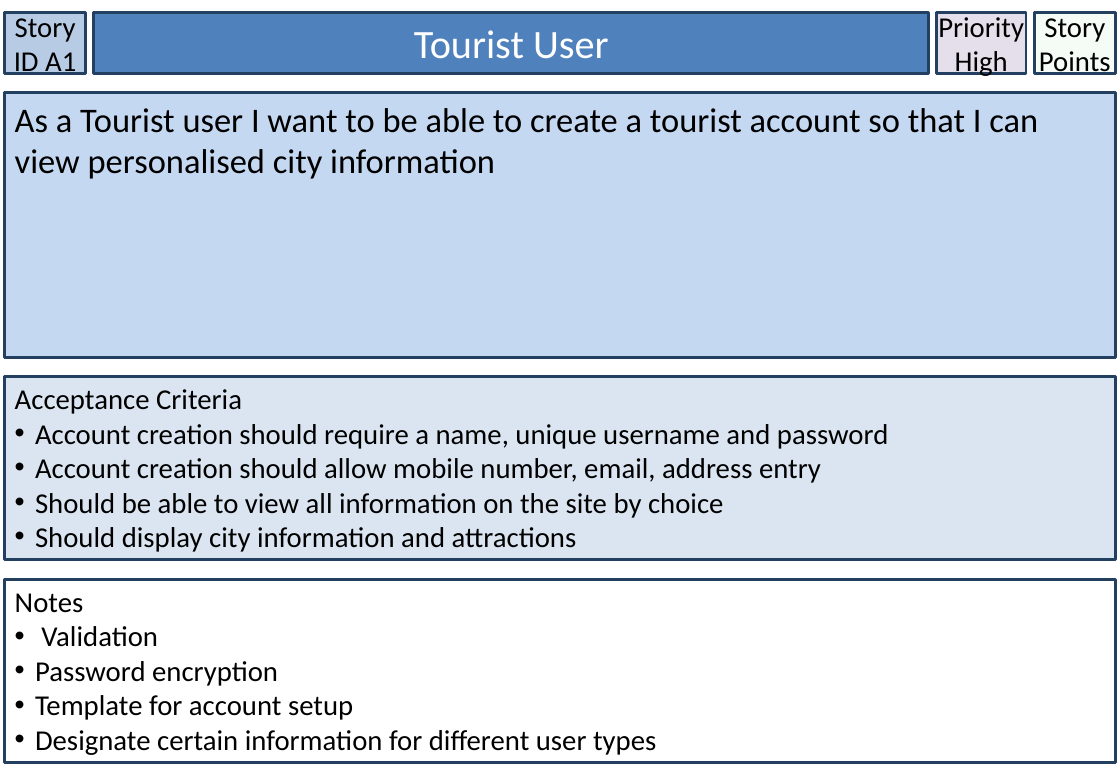
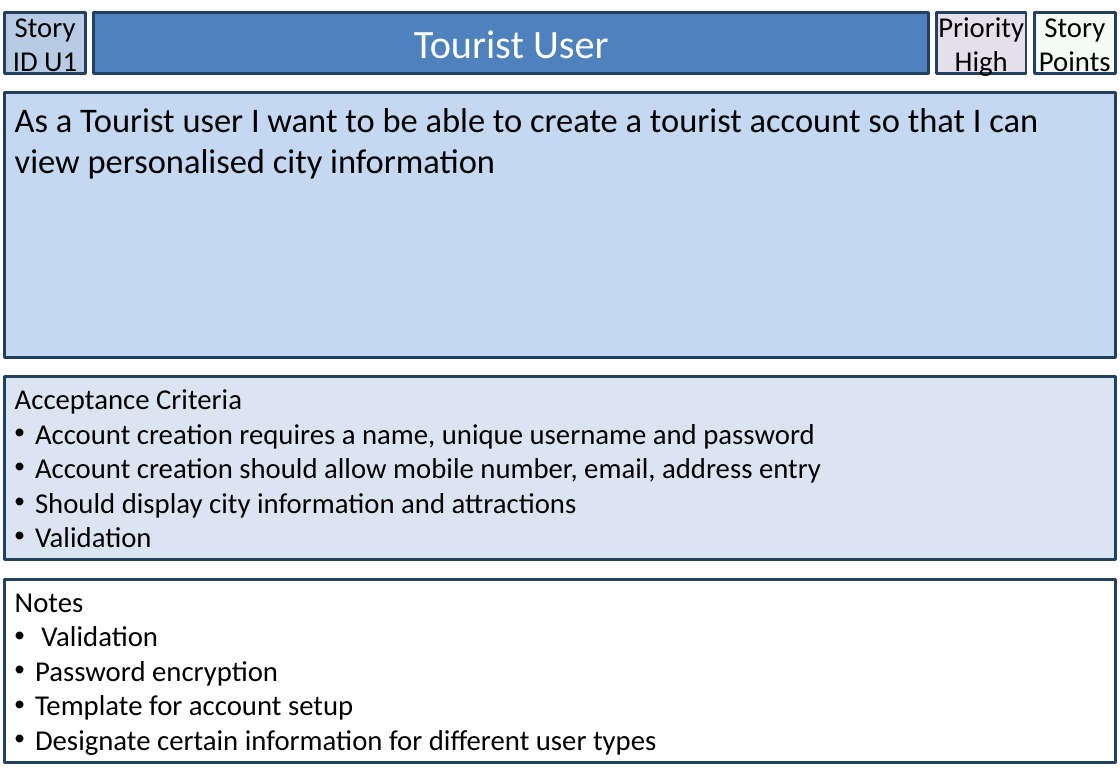
Before and after one commit to LaineBuraga/Discover-Brisbane, a slide deck: slide 2 of User Stories.pptx. Drawn at 1120x775 pixels with LibreOffice and Linux fonts; fonts in the diff are those of the drawing. Boxes give left, top, right and bottom in pixels: in the first picture for what was removed or moved away, otherwise in the second. Text is boxed around its words. In the diff, an @@ line names an element or a change of style, - is before the commit and + after.

```diff
--- a/User Stories.pptx
+++ b/User Stories.pptx
@@ text in rectangle at [13,13,77,78]: text changed @@
-Story ID A1
+Story ID U1
@@ text in rectangle at [35,424,814,449]: text changed @@
-• Account creation should require a name, unique username and password
+• Account creation requires a name, unique username and password
@@ text in rectangle at [35,493,723,518]: paragraph removed @@
-• Should be able to view all information on the site by choice
@@ text in rectangle at [35,527,152,548]: paragraph added @@
+• Validation
```
Also in this commit, not shown: 15 other slides changed, 1 slide added, 1 other file.
